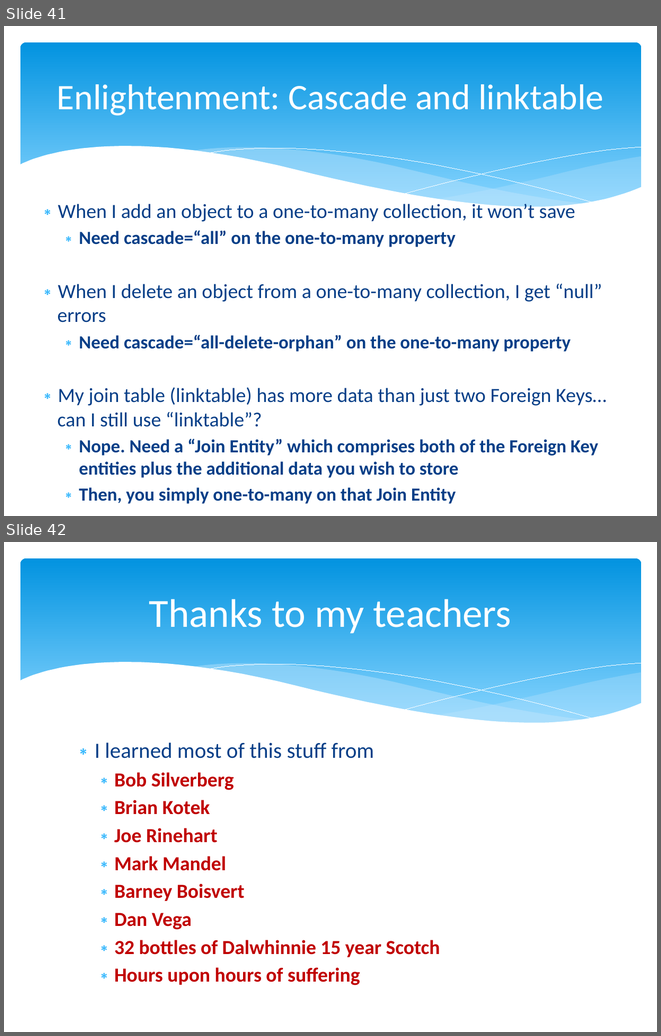
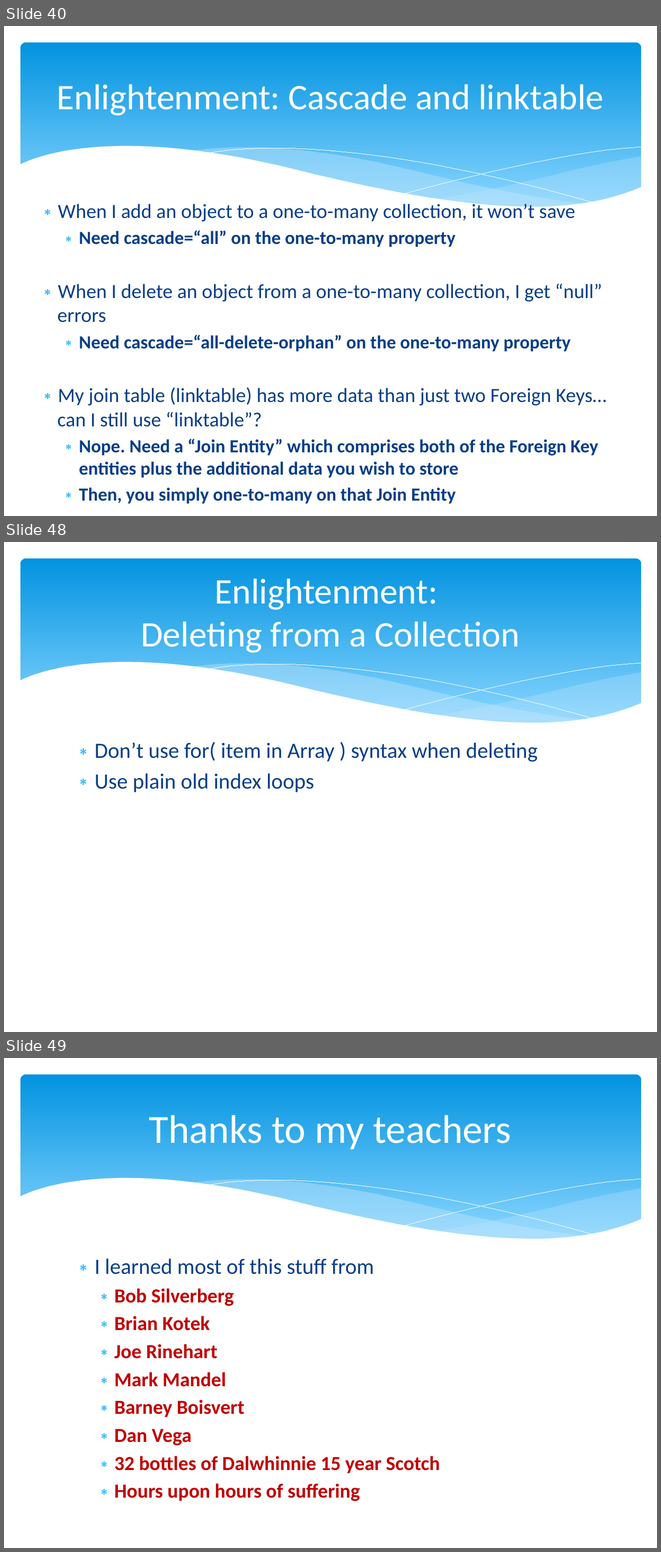
Before and after one commit to marcesher/mxunit-cfmeetups, a slide deck: CFObjective_ORMZen/preso/orm_zen.ppt.pptx. Shown one above the other, each under a label of ours: slides 41 and 42 before the commit, slides 40, 48 and 49 after it; the slides between them are not shown. The pictures are 661x1036 and 661x1552 pixels, drawn with LibreOffice and Linux fonts; fonts in the diff are those of the drawing. Boxes give left, top, right and bottom in pixels: in the first picture for what was removed or moved away, otherwise in the second. Text is boxed around its words. In the diff, an @@ line names an element or a change of style, - is before the commit and + after.

```diff
--- a/CFObjective_ORMZen/preso/orm_zen.ppt.pptx
+++ b/CFObjective_ORMZen/preso/orm_zen.ppt.pptx
@@ slide 48 added at (4, 542, 657, 1032), background #FFFFFF; not listed: 6 template elements that a slide beside it also shows @@
@@ title added at (141, 579, 520, 653), 39.6 pt, text #FFFFFF @@
+Enlightenment:
+Deleting from a Collection
@@ text added at (95, 742, 538, 792), 24 pt, text #073E87 @@
+∗ Don’t use for( item in Array ) syntax when deleting
+∗ Use plain old index loops
@@ what was slide 41 is now slide 40 @@
@@ what was slide 42 is now slide 49 @@
```
Also in this commit, not shown: 10 slides changed, 7 other slides added, 1 slide removed, 1 other file.
